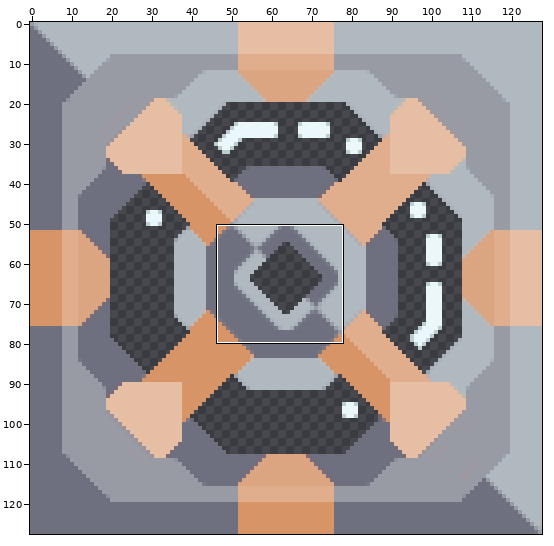
Two states of a sprite sheet, sprites/blocks/condenser-top.png. Above: a wide view before the commit, with the close-up outlined.
Close-up. Before:
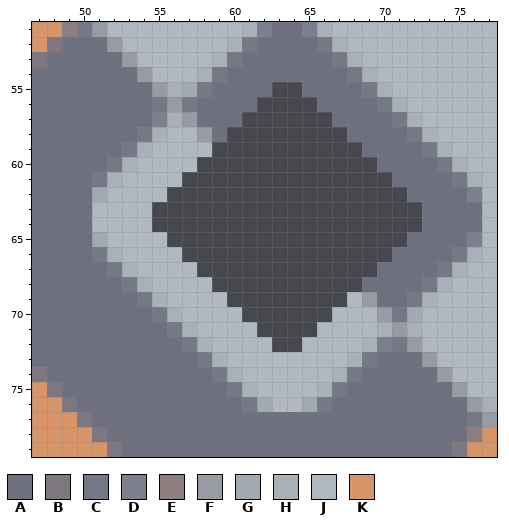
The file is 128x128 pixels. Colours within 5 levels of each other are drawn and written as one. Shown: x 47..77, y 51..79.
Palette (. is transparent): A #6e7080  B #7e7780  C #757887  D #7c808e  E #8e7e80  F #989aa4  G #a1a9b1  H #a8b1b8  J #b0b9c0  K #d69467
Pixels before, first column x 47:
51 KKECFJJJJJJJJJHDAADHJJJJJJJJJJJ
52 KBAAAFJJJJJJJHCAAAACHJJJJJJJJJJ
53 BAAAAAFJJJJJHCAAAAAACHJJJJJJJJJ
54 AAAAAAAFJJJHCAAAAAAAACHJJJJJJJJ
55 AAAAAAAAFHGCAAAA..AAAACHJJJJJJJ
56 AAAAAAAACFCAAAA....AAAACHJJJJJJ
57 AAAAAAAADHFAAA......AAAACHJJJJJ
58 AAAAAAACHJJFA........AAAACHJJJJ
59 AAAAAACHJJJJ..........AAAACHJJJ
60 AAAAACHJJJJ............AAAACHJJ
61 AAAACHJJJJ..............AAAACHJ
62 AAAAGJJJJ................AAAADJ
63 AAAAJJJJ..................AAAAJ
64 AAAAJJJJ..................AAAAJ
65 AAAAGJJJJ................AAAADJ
66 AAAACHJJJJ..............AAAACHJ
67 AAAAACHJJJJ............AAAACHJJ
68 AAAAAACHJJJJ..........AAAACHJJJ
69 AAAAAAACHJJJJ........JFAACHJJJJ
70 AAAAAAAACHJJJJ......JJJFCGJJJJJ
71 AAAAAAAAACHJJJJ....JJJJHFHJJJJJ
72 AAAAAAAAAACHJJJJ..JJJJHDCFJJJJJ
73 AAAAAAAAAAACHJJJJJJJJHCAAAFJJJJ
74 BAAAAAAAAAAACHJJJJJJHCAAAAAFJJJ
75 KBAAAAAAAAAAACHJJJJHCAAAAAAAFJJ
76 KKBAAAAAAAAAAACGJJGCAAAAAAAAAFH
77 KKKBAAAAAAAAAAAAAAAAAAAAAAAAACF
78 KKKKBAAAAAAAAAAAAAAAAAAAAAAAAEK
79 KKKKKBAAAAAAAAAAAAAAAAAAAAAABKK
The same view after the edit:
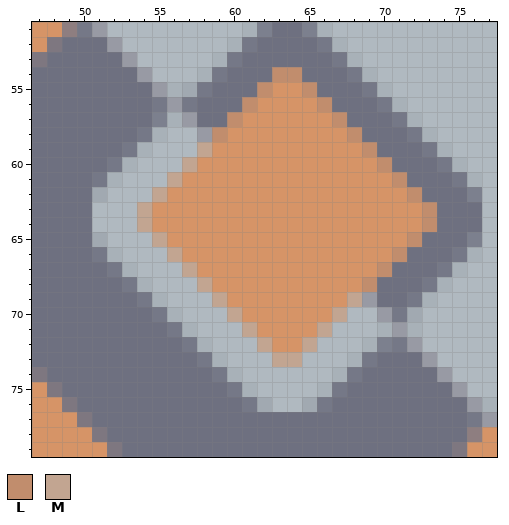
Colours new in this view: L #c18d6d  M #c2a591
Changes in this commit:
The author put colour K in row 55 at x 63 to 64; in row 56 at x 62 to 65; in row 57 at x 61 to 66; in row 58 at x 60 to 67; in row 59 at x 59 to 68; in row 60 at x 58 to 69.
The author put colour K in row 61 at x 57 to 70; in row 62 at x 56 to 71; in rows 63 to 64 at x 55 to 72; in row 65 at x 56 to 71; in row 66 at x 57 to 70; in row 67 at x 58 to 69.
The author put colour K in row 68 at x 59 to 68; in row 69 at x 60 to 67; in row 70 at x 61 to 66; in row 71 at x 62 to 65; in row 72 at x 63 to 64.
Colour A becomes colour L in row 54 at x 63 to 64; in row 55 at x 62 and 65; in row 56 at x 61 and 66; in row 57 at x 60 and 67; in row 58 at x 59 and 68; in row 59 at x 69.
Colour A becomes colour L in row 60 at x 70; in row 61 at x 71; in row 62 at x 72; in rows 63 to 64 at x 73; in row 65 at x 72; in row 66 at x 71.
Colour A becomes colour L in row 67 at x 70; in row 68 at x 69.
Colour J becomes colour M in row 59 at x 58; in row 60 at x 57; in row 61 at x 56; in row 62 at x 55; in rows 63 to 64 at x 54; in row 65 at x 55.
Colour J becomes colour M in row 66 at x 56; in row 67 at x 57; in row 68 at x 58; in row 69 at x 59 and 68; in row 70 at x 60 and 67; in row 71 at x 61 and 66.
Colour J becomes colour M in row 72 at x 62 and 65; in row 73 at x 63 to 64.
